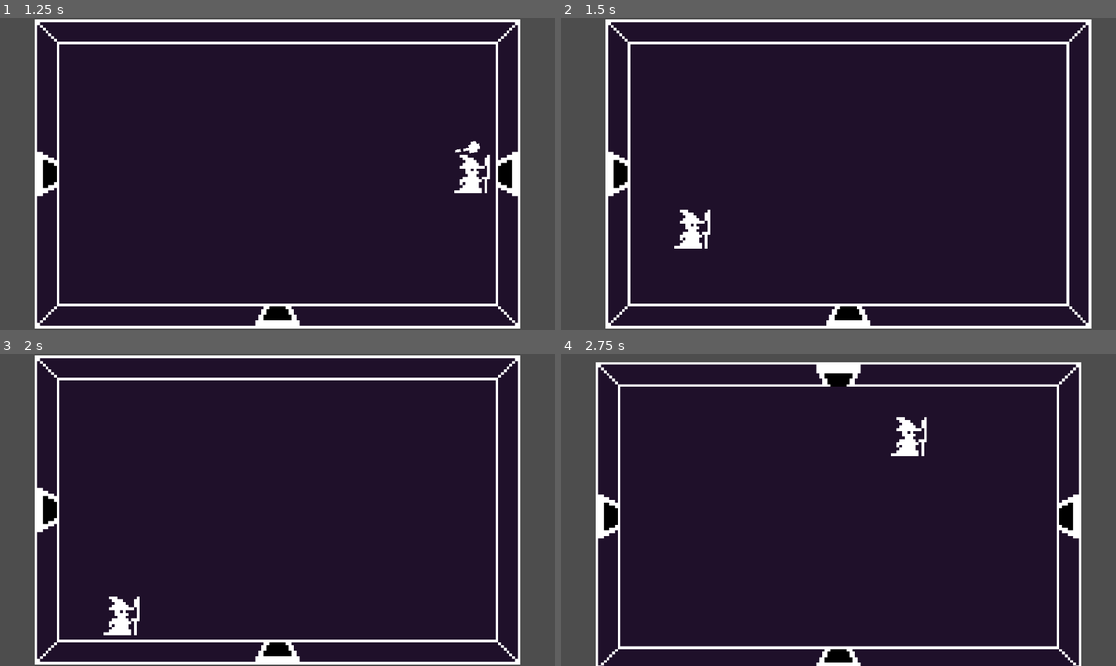
Above: before the commit, frames 1-4 (two rows, left to right).
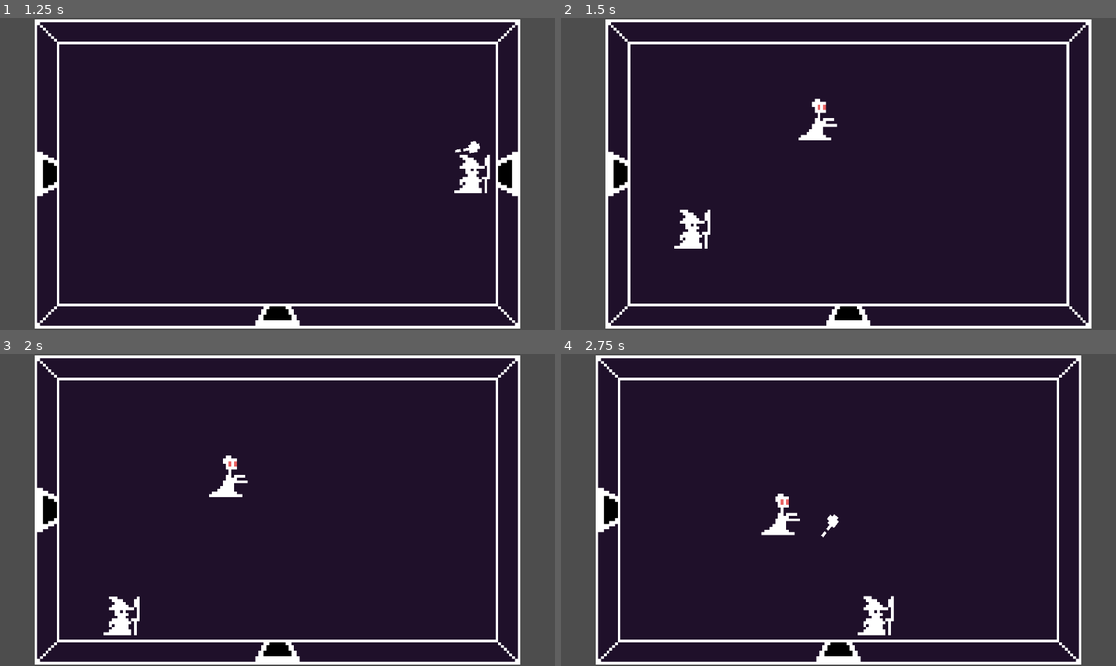
Above: after the commit, the same moments.

Repository: FixelDev/true-philosophers-stone
Game: Godot game, scene res://scenes/dungeon/dungeon.tscn
Two runs of this game, one before a commit and one after it. Both use one fixed random seed, a clock stepped at 60 frames per second and the inputs below. This scene is started directly instead of the project's main scene.
Inputs (mouse positions are in pixels of both pictures, inside the frame that each line leads up to):
- Up to frame 1 (1.25 s): tap Enter at 0.5 s; move the mouse to (399, 158) at 0.52 s; hold D (right) from 0.53 s (still down); click (399, 158) at 0.6 s
- Up to frame 2 (1.5 s): move the mouse to (727, 189) at 1.27 s; release D (right) at 1.28 s; hold S (down) from 1.28 s (still down); click (727, 189) at 1.35 s
- Up to frame 3 (2 s): keep holding S (down)
- Up to frame 4 (2.75 s): move the mouse to (894, 441) at 2.02 s; release S (down) at 2.03 s; hold D (right) from 2.03 s (still down); tap Mouse wheel down (change_spell_down) at 2.1 s; click (894, 441) at 2.3 s

Frame 1 is identical in both runs. In frame 2, 0.4% of the frame differs, in the area x 42-50%, y 25-40%; in frame 3, 0.4%; in frame 4, 10%, in the area x 6-94%, y 0-100%.

Commit message:
Added locking room's door when the player hasn't cleared the room yet, exit hatch only shows when room is cleared, added abiltiy to kill enemies

Diff:
--- a/movement_towards_player.gd
+++ b/movement_towards_player.gd
@@ -2,4 +2,5 @@
 
 
 func move() -> void:
-	character_body.velocity = (player.global_position - character_body.global_position).normalized() * 20
+	var random_vector: Vector2 = Vector2(randf_range(-15, -10), randf_range(10, 15))
+	character_body.velocity = ((player.global_position - character_body.global_position) + random_vector).normalized() * 20
--- a/scenes/dungeon/cell.gd
+++ b/scenes/dungeon/cell.gd
@@ -23,13 +23,12 @@
 func change_room_type(new_type: Room.RoomType) -> void:
 	room_scene.change_room_type(new_type)
 
-
 func assign_neighbor(neighbor: Cell) -> void:
 	neighbors.append(neighbor)
 
 
 func set_as_exit_room() -> void:
-	room_scene.enable_exit_hatch()
+	room_scene.set_as_exit_room()
 
 
 func on_player_entered() -> void:
--- a/scenes/dungeon/dungeon.tscn
+++ b/scenes/dungeon/dungeon.tscn
@@ -19,8 +19,8 @@
 min_rooms_amount = 10
 chances_of_ending_branch = 0.6
 room_scene = ExtResource("2_lwc1g")
-treasure_rooms_percentage = 0.2
-danger_rooms_percentage = 0.6
+treasure_rooms_percentage = 0.1
+danger_rooms_percentage = 0.9
 
 [node name="Camera2D" type="Camera2D" parent="."]
 position = Vector2(108, 81)
--- a/scenes/dungeon/dungeon_spawner.gd
+++ b/scenes/dungeon/dungeon_spawner.gd
@@ -73,7 +73,7 @@
 	var danger_rooms_amount: int = (rooms_amount - 1) * danger_rooms_percentage
 
 	var rooms_copy = grid.rooms.duplicate(false)
-	rooms_copy.remove_at(0)
+	rooms_copy.pop_front()
 
 	for i in range(treasure_rooms_amount):
 		var random_index = randi_range(0, rooms_copy.size() - 1)
@@ -86,7 +86,6 @@
 
 		rooms_copy[random_index].change_room_type(Room.RoomType.DANGER_ROOM)
 		rooms_copy.remove_at(random_index)
-
 
 func get_next_position(origin_position: Vector2) -> Vector2:
 	var direction: Vector2 = Globals.DIRECTIONS.pick_random()
--- a/scenes/dungeon/room/exit_hatch.gd
+++ b/scenes/dungeon/room/exit_hatch.gd
@@ -3,6 +3,11 @@
 class_name ExitHatch
 
 
+func enable() -> void:
+	visible = true
+	$EnterArea.set_deferred("disabled", false)
+
+
 func _on_body_entered(body):
 	LevelManager.increase_level_index()
 	SceneManager.change_scene_by_path("res://scenes/starting_level.tscn")
--- a/scenes/dungeon/room/room.gd
+++ b/scenes/dungeon/room/room.gd
@@ -6,12 +6,16 @@
 @export var enemy_scene: PackedScene
 
 @onready var room_spawn_points_holder = %RoomSpawnPointsHolder
+@onready var enemy_spawn_points_holder = %EnemySpawnPointsHolder
 
 enum RoomType {NORMAL_ROOM, DANGER_ROOM, TREASURE_ROOM}
 
 var is_positioned: bool = false
 var room_type: RoomType = RoomType.NORMAL_ROOM
-
+var enabled_room_doors: Array[RoomDoor]
+var enemies_in_room:int
+var cleared: bool = true
+var is_exit_room: bool = false
 
 func change_position(new_pos: Vector2) -> void:
 	global_position = new_pos
@@ -26,7 +30,7 @@
 	for door in %DoorsHolder.get_children():
 		if door.corresponding_neighbor_dir == direction_id:
 			door.enable()
-
+			enabled_room_doors.append(door)
 
 func get_player_spawn_position(direction_id: String) -> Vector2:
 	for door in %DoorsHolder.get_children():
@@ -36,13 +40,20 @@
 	return Vector2.ZERO
 
 
+func set_as_exit_room() -> void:
+	is_exit_room = true
+
+
 func enable_exit_hatch() -> void:
-	exit_hatch.visible = true
-	exit_hatch.get_node("EnterArea").disabled = false
+	if cleared and is_exit_room:
+		exit_hatch.enable()
 
 
 func change_room_type(new_room_type: RoomType) -> void:
 	room_type = new_room_type
+
+	if room_type == RoomType.DANGER_ROOM:
+		cleared = false
 
 
 func _on_player_entered_door(direction_id: String) -> void:
@@ -50,10 +61,35 @@
 
 
 func on_player_entered_room() -> void:
-	if room_type == RoomType.DANGER_ROOM:
-		var enemy = enemy_scene.instantiate()
-		call_deferred("add_child", enemy)
+	if room_type == RoomType.DANGER_ROOM and not cleared:
+		toggle_doors(false)
+		spawn_enemies()
 	elif room_type == RoomType.TREASURE_ROOM:
 		print("There is a chest")
 	else:
 		print("Empty room")
+
+	enable_exit_hatch()
+
+func spawn_enemies() -> void:
+	enemies_in_room = randi_range(1, 2)
+
+	for i in range(enemies_in_room):
+		var enemy: Enemy = enemy_scene.instantiate()
+		enemy.get_node("HealthManager").died.connect(_on_enemy_died)
+		get_tree().root.call_deferred("add_child", enemy)
+		enemy.global_position = enemy_spawn_points_holder.get_children().pick_random().global_position
+
+
+func toggle_doors(opened: bool) -> void:
+	for door in enabled_room_doors:
+		door.is_opened = opened
+
+
+func _on_enemy_died() -> void:
+	enemies_in_room -= 1
+
+	if enemies_in_room <= 0:
+		toggle_doors(true)
+		cleared = true
+		enable_exit_hatch()
--- a/scenes/dungeon/room/room.tscn
+++ b/scenes/dungeon/room/room.tscn
@@ -100,3 +100,51 @@
 position = Vector2(-192, 0)
 
 [node name="ExitHatch" parent="." instance=ExtResource("4_ph10a")]
+
+[node name="EnemySpawnPointsHolder" type="Node2D" parent="."]
+unique_name_in_owner = true
+
+[node name="SpawnPoint" type="Marker2D" parent="EnemySpawnPointsHolder"]
+position = Vector2(-48, -25)
+
+[node name="SpawnPoint2" type="Marker2D" parent="EnemySpawnPointsHolder"]
+position = Vector2(-50, 15)
+
+[node name="SpawnPoint3" type="Marker2D" parent="EnemySpawnPointsHolder"]
+position = Vector2(-30, -21)
+
+[node name="SpawnPoint4" type="Marker2D" parent="EnemySpawnPointsHolder"]
+position = Vector2(-52, -6)
+
+[node name="SpawnPoint5" type="Marker2D" parent="EnemySpawnPointsHolder"]
+position = Vector2(33, -17)
+
+[node name="SpawnPoint6" type="Marker2D" parent="EnemySpawnPointsHolder"]
+position = Vector2(20, 14)
+
+[node name="SpawnPoint7" type="Marker2D" parent="EnemySpawnPointsHolder"]
+position = Vector2(-6, -22)
+
+[node name="SpawnPoint14" type="Marker2D" parent="EnemySpawnPointsHolder"]
+position = Vector2(1, 1)
+
+[node name="SpawnPoint15" type="Marker2D" parent="EnemySpawnPointsHolder"]
+position = Vector2(52, 3)
+
+[node name="SpawnPoint8" type="Marker2D" parent="EnemySpawnPointsHolder"]
+position = Vector2(-17, 15)
+
+[node name="SpawnPoint9" type="Marker2D" parent="EnemySpawnPointsHolder"]
+position = Vector2(19, -32)
+
+[node name="SpawnPoint10" type="Marker2D" parent="EnemySpawnPointsHolder"]
+position = Vector2(54, 18)
+
+[node name="SpawnPoint11" type="Marker2D" parent="EnemySpawnPointsHolder"]
+position = Vector2(12, -17)
+
+[node name="SpawnPoint12" type="Marker2D" parent="EnemySpawnPointsHolder"]
+position = Vector2(-22, -3)
+
+[node name="SpawnPoint13" type="Marker2D" parent="EnemySpawnPointsHolder"]
+position = Vector2(57, -23)
--- a/scenes/dungeon/room/room_door.gd
+++ b/scenes/dungeon/room/room_door.gd
@@ -5,6 +5,7 @@
 
 @export var corresponding_neighbor_dir: String
 
+var is_opened: bool = true
 
 func enable() -> void:
 	visible = true
@@ -12,6 +13,9 @@
 
 
 func _on_body_entered(body):
+	if not is_opened:
+		return
+
 	SignalManager.player_entered_dungeon_door.emit(corresponding_neighbor_dir)
 
 
--- a/scenes/entities/enemy/enemy.gd
+++ b/scenes/entities/enemy/enemy.gd
@@ -1,4 +1,6 @@
 extends CharacterBody2D
+
+class_name Enemy
 
 @export var movement: Movement
 @export var health_manager: HealthManager
@@ -7,6 +9,7 @@
 	movement.set_character_body(self)
 	health_manager.set_character_body(self)
 
+
 func _process(delta) -> void:
 	movement.move()
 	move_and_slide()
--- a/scenes/entities/enemy/enemy.tscn
+++ b/scenes/entities/enemy/enemy.tscn
@@ -12,7 +12,7 @@
 
 [node name="Enemy" type="CharacterBody2D" node_paths=PackedStringArray("movement", "health_manager")]
 collision_layer = 2
-collision_mask = 16
+collision_mask = 50
 script = ExtResource("1_kocwd")
 movement = NodePath("MovementTowardsPlayer")
 health_manager = NodePath("HealthManager")
@@ -28,6 +28,7 @@
 [node name="MovementTowardsPlayer" parent="." instance=ExtResource("3_7jeic")]
 
 [node name="HealthManager" parent="." instance=ExtResource("4_1ekug")]
+health = 1
 
 [node name="EnemySpellManager" parent="." instance=ExtResource("5_wo27n")]
 
--- a/scenes/entities/enemy/enemy_spell_manager.gd
+++ b/scenes/entities/enemy/enemy_spell_manager.gd
@@ -6,5 +6,5 @@
 	spell = get_child(0)
 
 
-func _process(delta):
-	spell.cast_spell(get_tree().get_nodes_in_group("Player")[0].global_position)
+#func _process(delta):
+	#spell.cast_spell(get_tree().get_nodes_in_group("Player")[0].global_position)
--- a/scenes/entities/health_manager.gd
+++ b/scenes/entities/health_manager.gd
@@ -4,10 +4,13 @@
 
 @export var health: int
 
+signal died()
+
 var character_body: CharacterBody2D
 
 func set_character_body(character_body: CharacterBody2D) -> void:
 	self.character_body = character_body
+
 
 func apply_damage(damage: int) -> void:
 	health -= damage
@@ -17,4 +20,5 @@
 
 
 func die() -> void:
+	died.emit()
 	character_body.queue_free()
--- a/scenes/spells/spell_projectile.gd
+++ b/scenes/spells/spell_projectile.gd
@@ -10,9 +10,10 @@
 	look_at(target)
 
 func _process(delta) -> void:
-
 	position += direction * 100 * delta
 
 
 func _on_body_entered(body):
+	if body.has_node("HealthManager") :
+		body.get_node("HealthManager").apply_damage(1)
 	queue_free()
--- a/scenes/spells/spell_projectile.tscn
+++ b/scenes/spells/spell_projectile.tscn
@@ -4,7 +4,7 @@
 
 [node name="SpellProjectile" type="Area2D"]
 collision_layer = 32
-collision_mask = 16
+collision_mask = 18
 script = ExtResource("1_rfo1g")
 
 [node name="Sprite2D" type="Sprite2D" parent="."]
